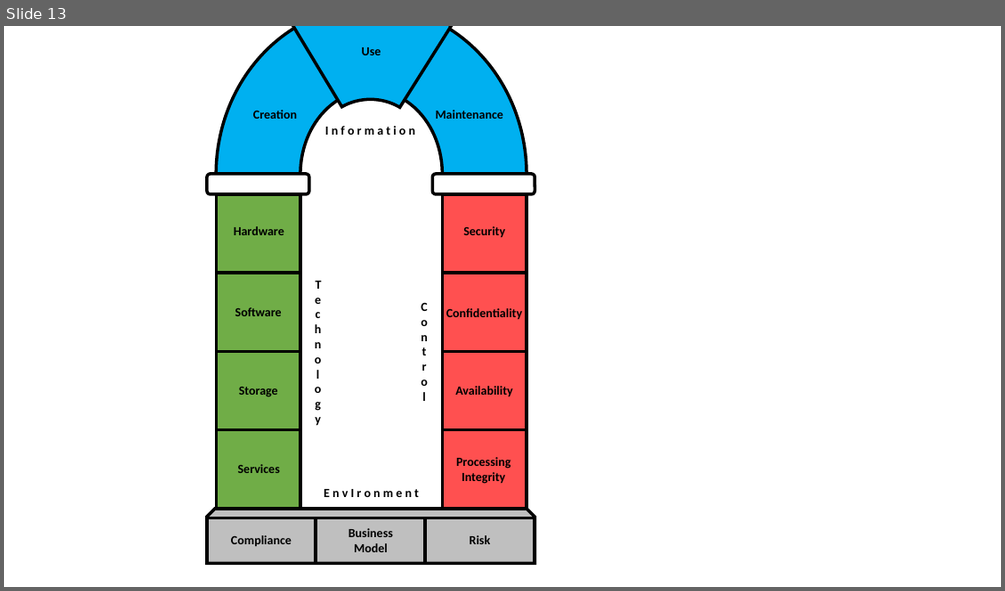
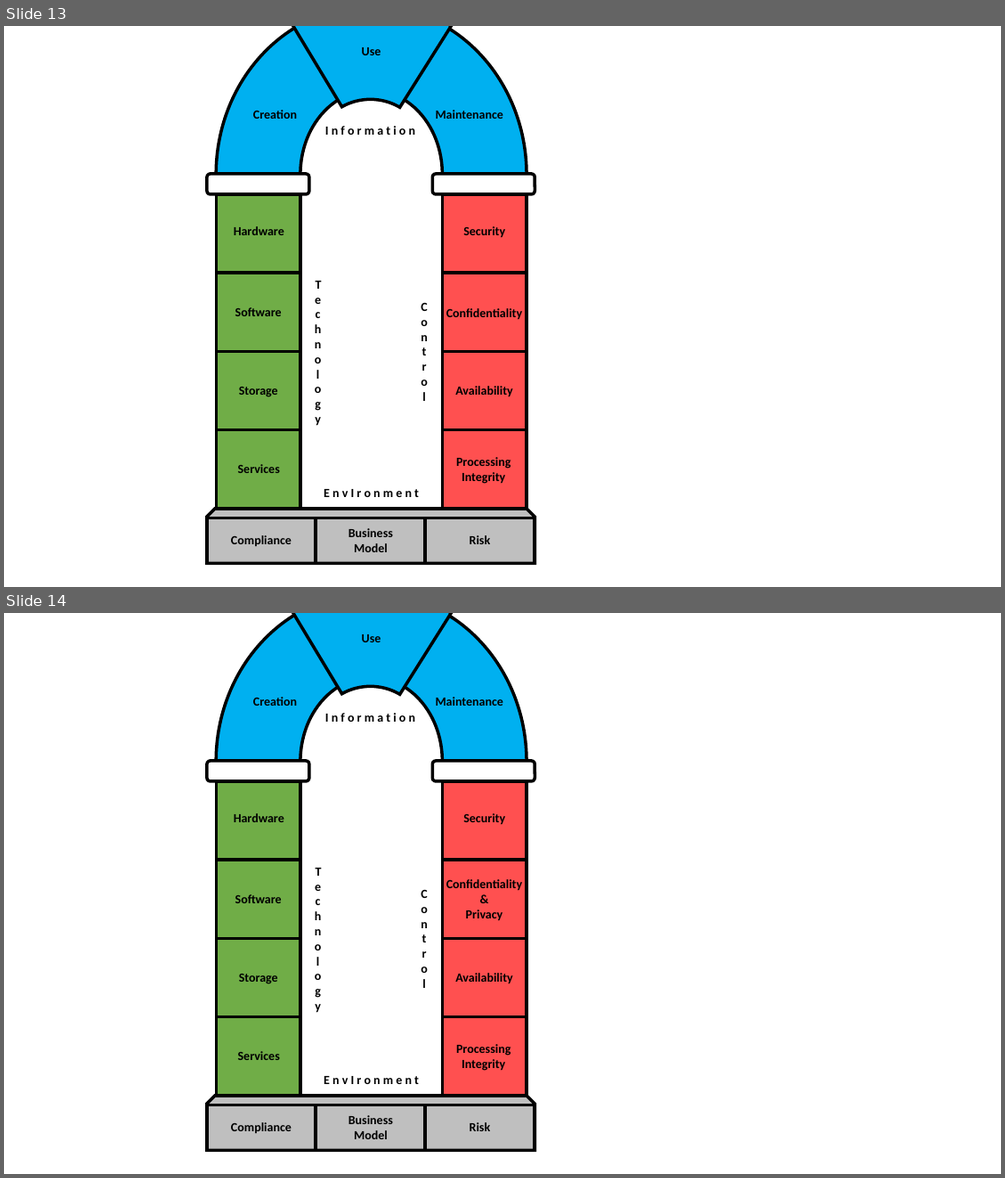
Before and after one commit to accountingarchitecture/accountingarchitecture.github.io, a slide deck: images/arch.pptx. Shown one above the other, each under a label of ours: slide 13 before the commit, slides 13 and 14 after it. The pictures are 1005x591 and 1005x1178 pixels, drawn with LibreOffice and Linux fonts; fonts in the diff are those of the drawing. Boxes give left, top, right and bottom in pixels: in the first picture for what was removed or moved away, otherwise in the second. Text is boxed around its words. In the diff, an @@ line names an element or a change of style, - is before the commit and + after.

Commit message:
Added Privacy to arch.

```diff
--- a/images/arch.pptx
+++ b/images/arch.pptx
@@ slide 14 added at (4,613,1001,1174), background #FFFFFF @@
@@ group added at (207,613,535,1151): 18 texts, 13 rectangles, 2 arch (boxed as its full ring)s, 2 rounded rectangles, 1 snip same rect @@
+Hardware
+Software
+Storage
+Services
+Control
+Technology
+Business
+Model
+Compliance
+Risk
+I n f o r m a t i o n
+Use
+Maintenance
+Creation
+Security
+Availability
+Processing
+Integrity
+Confidentiality
+&
+Privacy
+E n v I r o n m e n t
```
Also in this commit, not shown: 1 other file.
